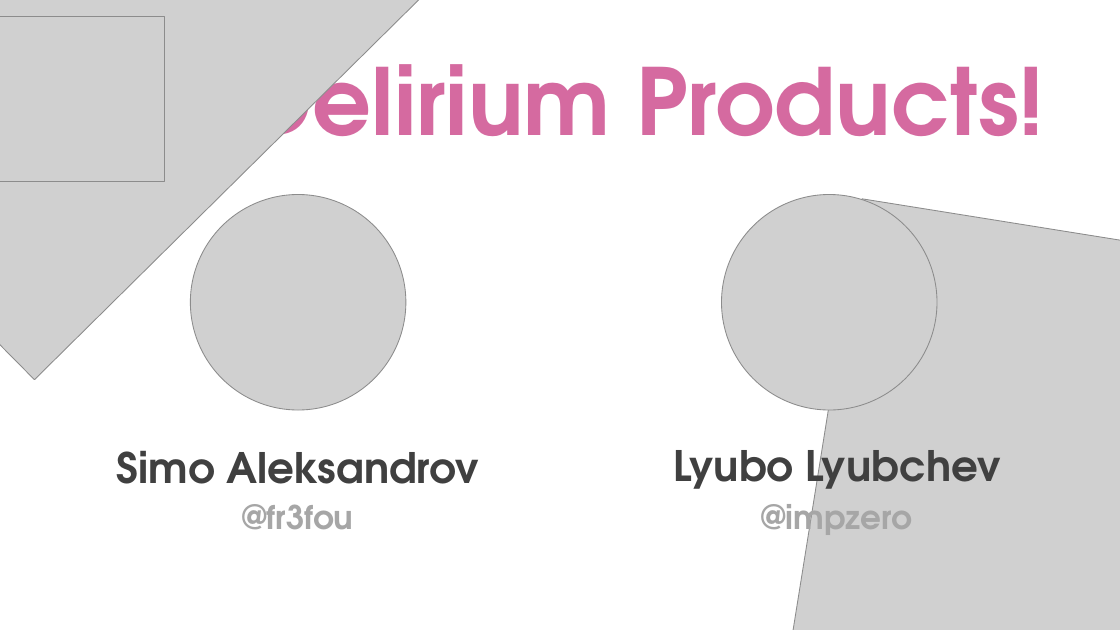
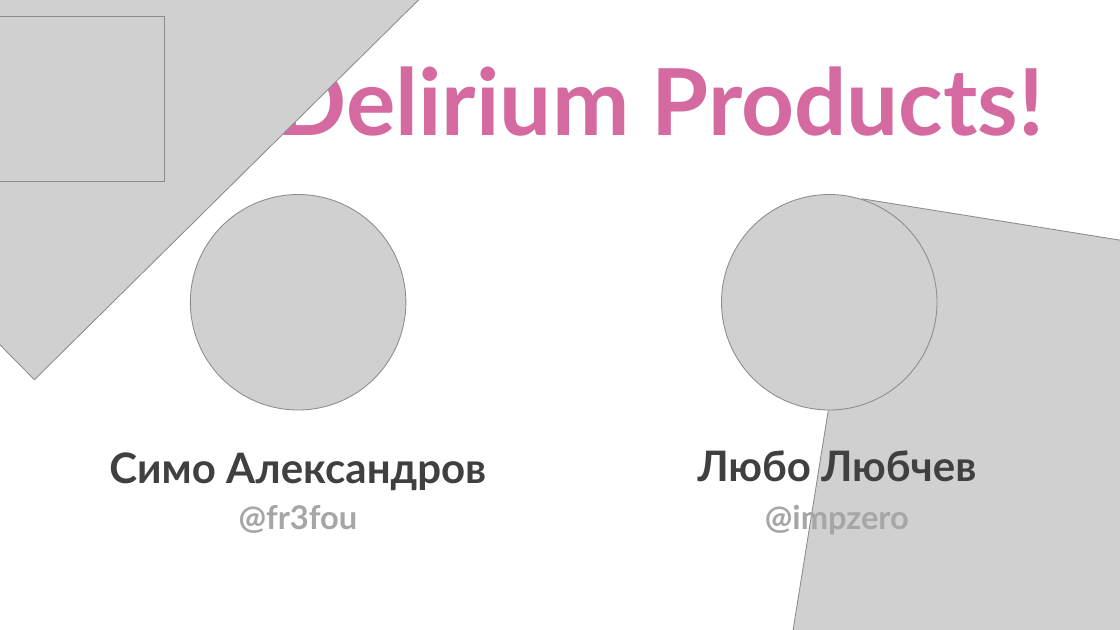
Before and after one commit to DeliriumProducts/luncher-box, a slide deck: slide 11 of presentation/itsviat/presentation.pptx. Drawn at 1120x630 pixels with LibreOffice and Linux fonts; fonts in the diff are those of the drawing; grey boxes stand for pictures. Boxes give left, top, right and bottom in pixels: in the first picture for what was removed or moved away, otherwise in the second. Text is boxed around its words. In the diff, an @@ line names an element or a change of style, - is before the commit and + after.

```diff
--- a/presentation/itsviat/presentation.pptx
+++ b/presentation/itsviat/presentation.pptx
@@ text at bbox=[698, 445, 976, 482]: text changed; font TeX Gyre Adventor to Lato @@
-Lyubo Lyubchev
+Любо Любчев
@@ text at bbox=[109, 452, 486, 491]: text changed; font TeX Gyre Adventor to Lato @@
-Simo Aleksandrov
+Симо Александров
@@ font TeX Gyre Adventor to Lato in 3 elements at bbox=[277, 55, 1045, 140], bbox=[239, 505, 358, 533], bbox=[765, 500, 909, 535] @@
```
Also in this commit, not shown: 1 other slide changed, 1 other file.
